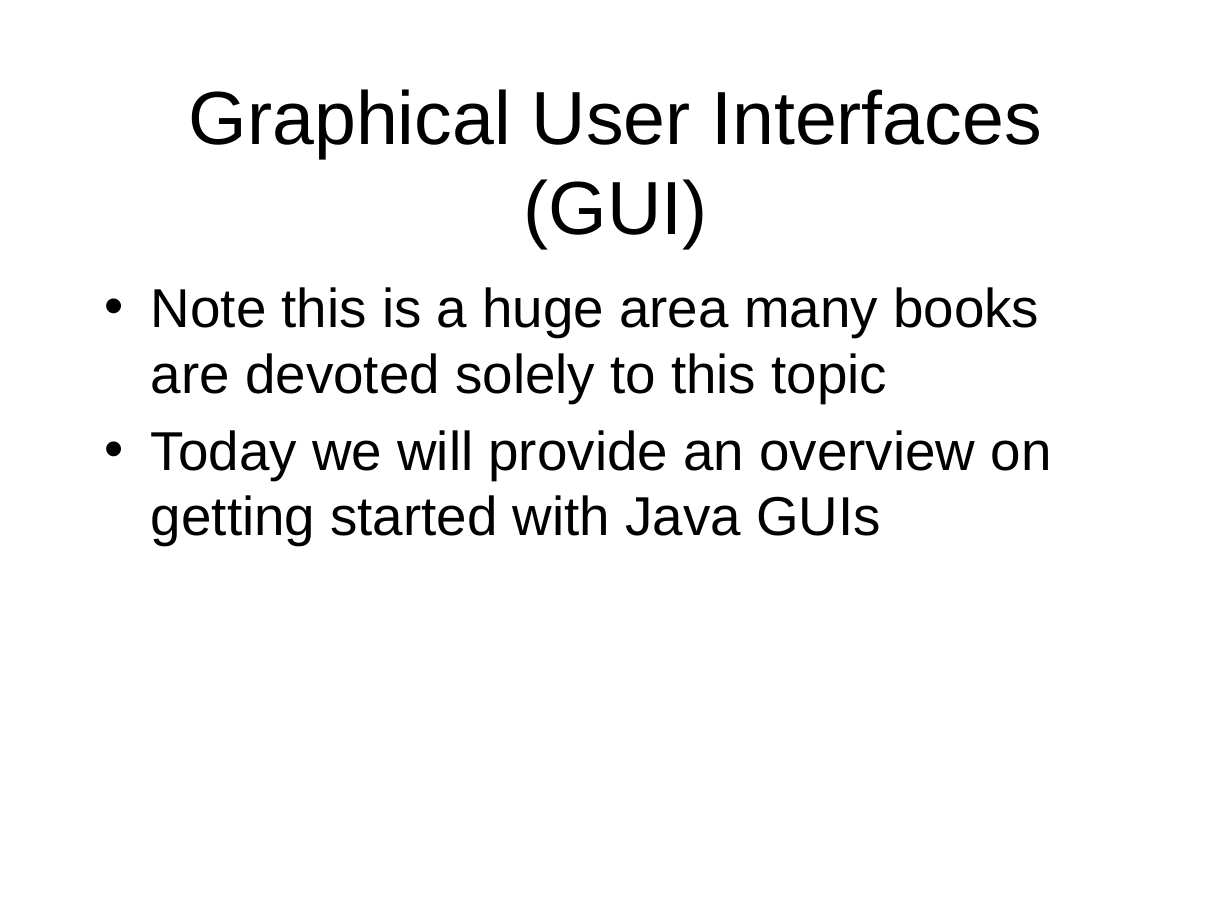
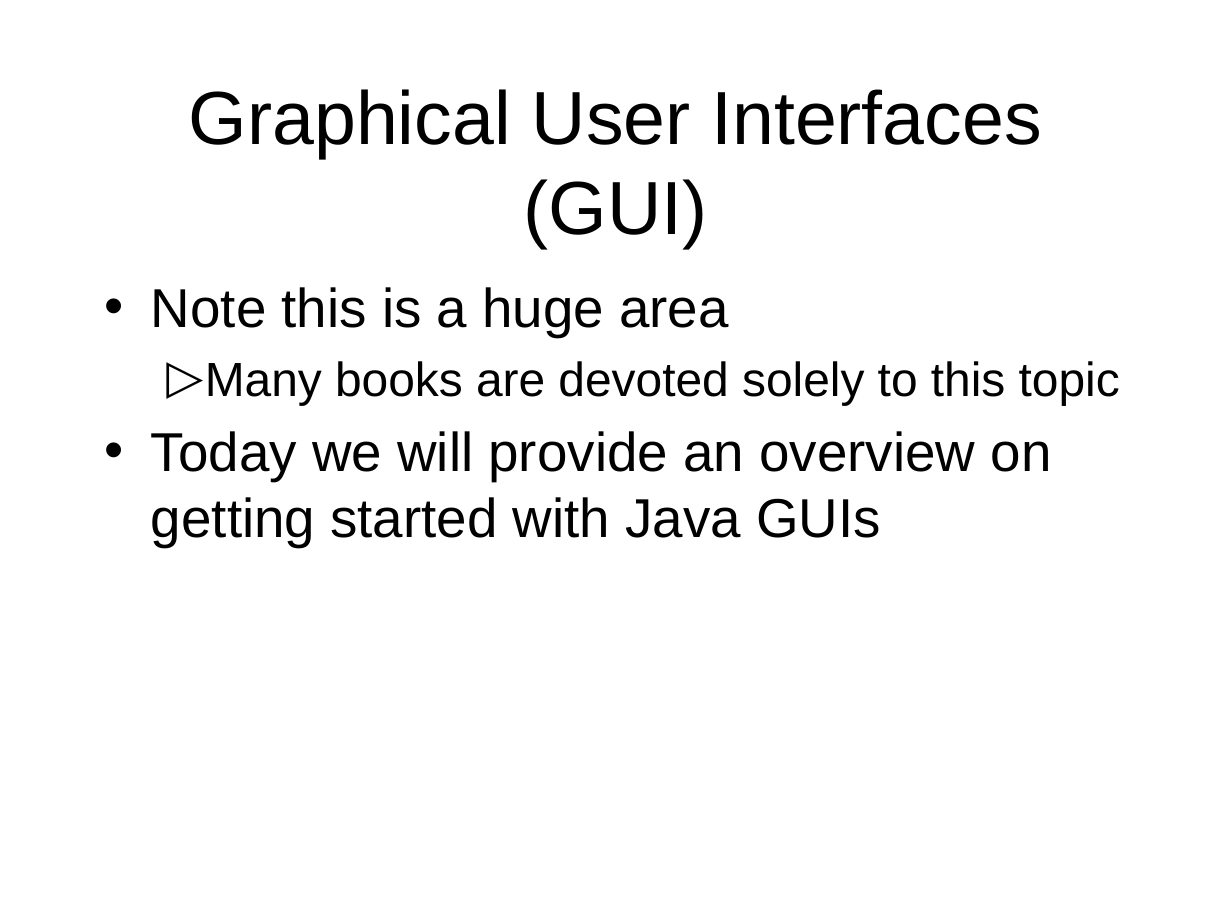
Before and after one commit to octaviordz/zjnu2017.github.io, a slide deck: slide 3 of OOP/lectures/070--GUI.Basics.pptx. Drawn at 1232x924 pixels with LibreOffice and Linux fonts; fonts in the diff are those of the drawing. Boxes give left, top, right and bottom in pixels: in the first picture for what was removed or moved away, otherwise in the second. Text is boxed around its words. In the diff, an @@ line names an element or a change of style, - is before the commit and + after.

```diff
--- a/OOP/lectures/070--GUI.Basics.pptx
+++ b/OOP/lectures/070--GUI.Basics.pptx
@@ text at (151,287,1120,405): text changed; size 32 to 28 pt @@
-• Note this is a huge area many books are devoted solely to this topic
+• Note this is a huge area
+  ▷ Many books are devoted solely to this topic
```
Also in this commit, not shown: 14 other slides changed, 3 slides added, 44 other files.
